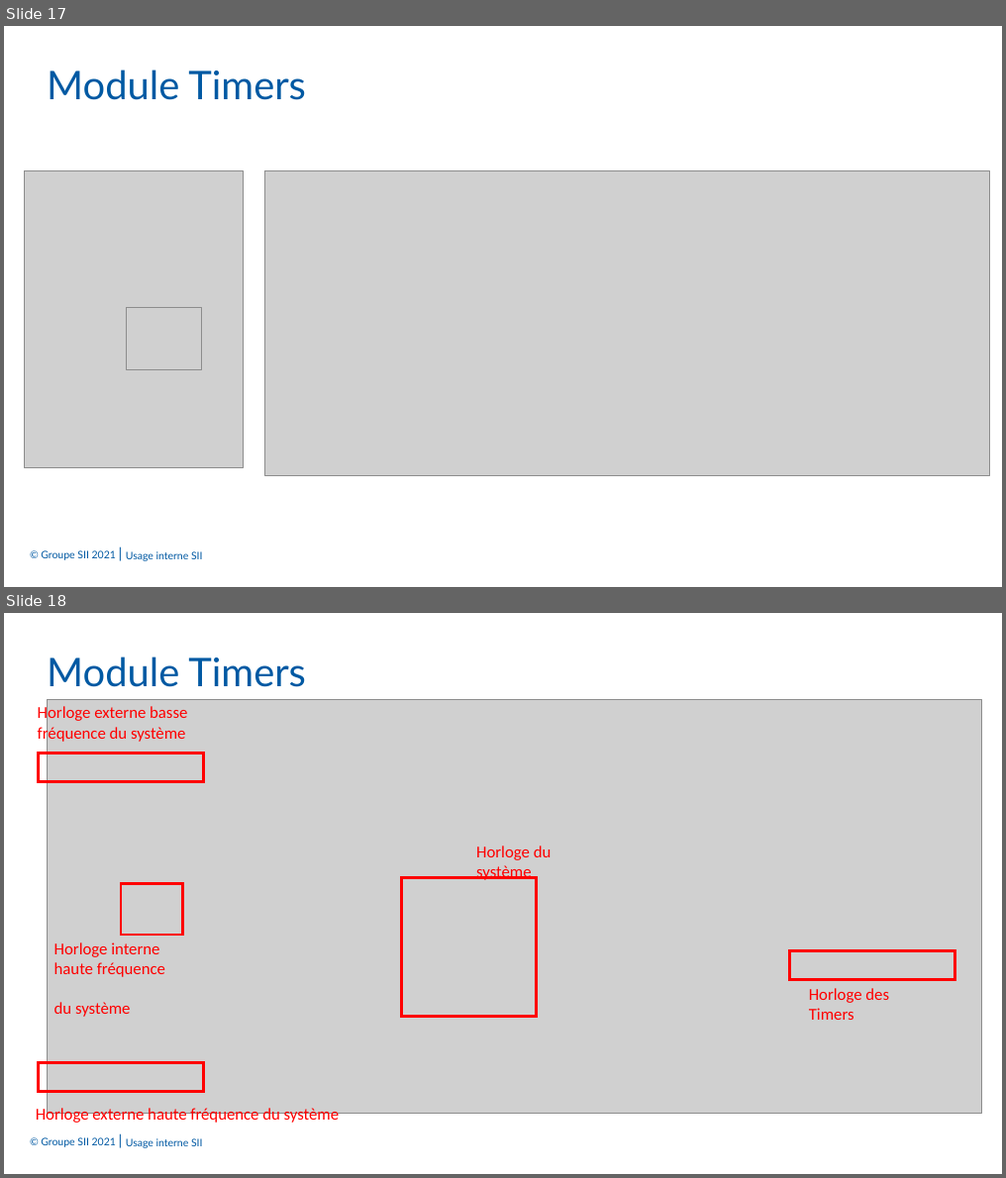
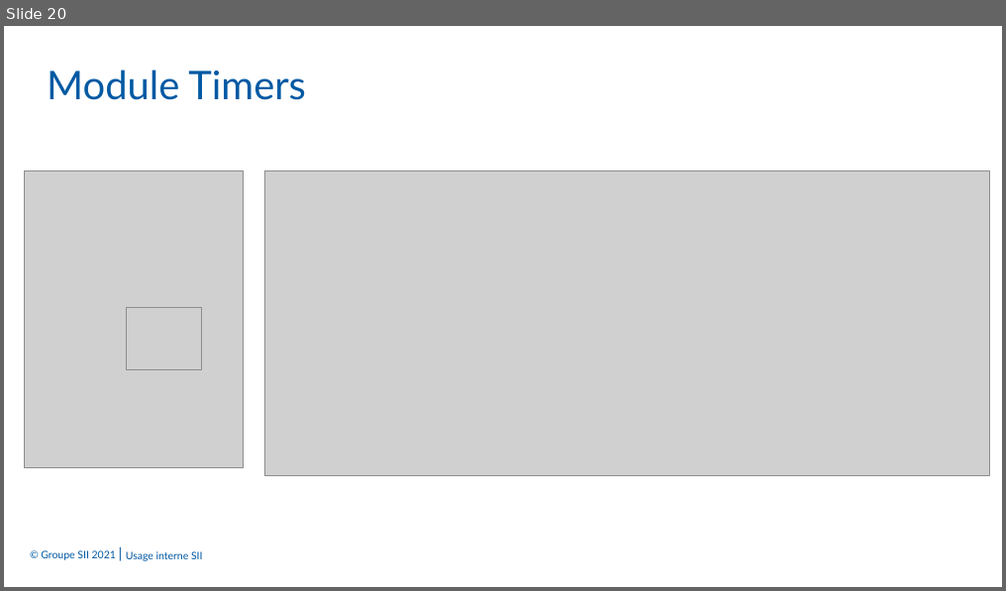
Before and after one commit to Plunne/SII_Morse_MCU, a slide deck: Presentation/SII_POEI_Soutenance_MiniProjet_Morse.pptm. Shown one above the other, each under a label of ours: slides 17 and 18 before the commit, slide 20 after it. The pictures are 1006x1178 and 1006x591 pixels, drawn with LibreOffice and Linux fonts; fonts in the diff are those of the drawing; grey boxes stand for pictures; background and template pictures are left out. Boxes give left, top, right and bottom in pixels: in the first picture for what was removed or moved away, otherwise in the second. Text is boxed around its words. In the diff, an @@ line names an element or a change of style, - is before the commit and + after.

```diff
--- a/Presentation/SII_POEI_Soutenance_MiniProjet_Morse.pptm
+++ b/Presentation/SII_POEI_Soutenance_MiniProjet_Morse.pptm
@@ slide 18 removed at (4,613,1002,1174), background #FFFFFF; not listed: 2 template elements that a slide beside it also shows @@
@@ text removed at (47,657,306,687) @@
-Module Timers
@@ group removed at (36,700,982,1125): 5 rectangles, 5 texts, 1 picture @@
-Horloge interne
-haute fréquence
-du système
-Horloge du système
-Horloge des Timers
-Horloge externe basse fréquence du système
-Horloge externe haute fréquence du système
@@ what was slide 17 is now slide 20 @@
```
Also in this commit, not shown: 2 other files.
